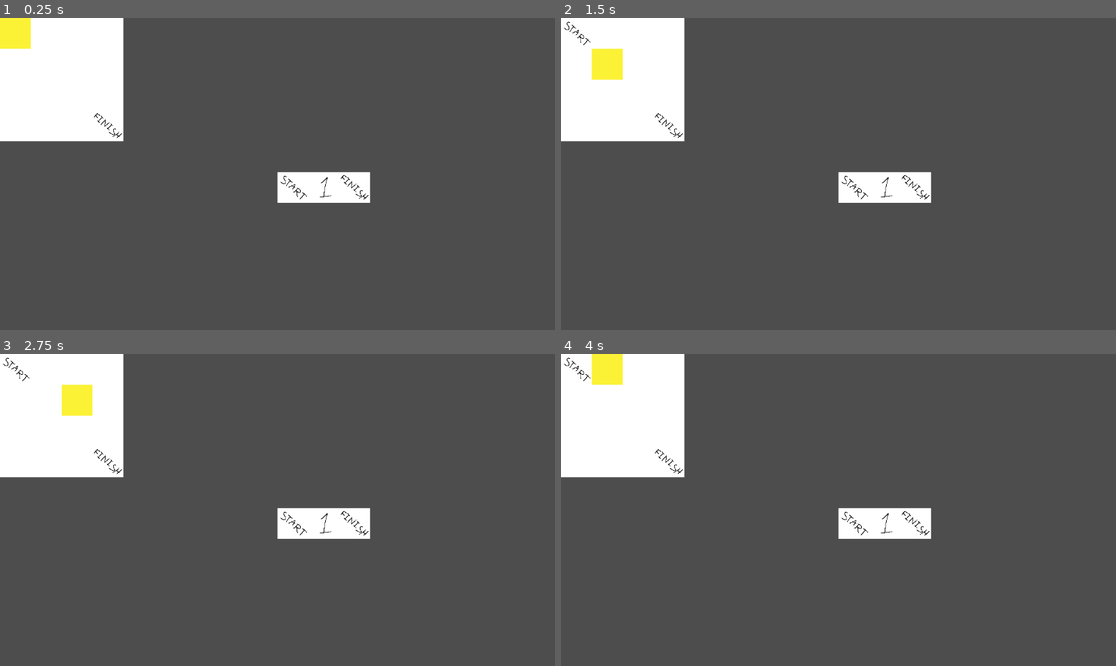
Above: before the commit, frames 1-4 (two rows, left to right).
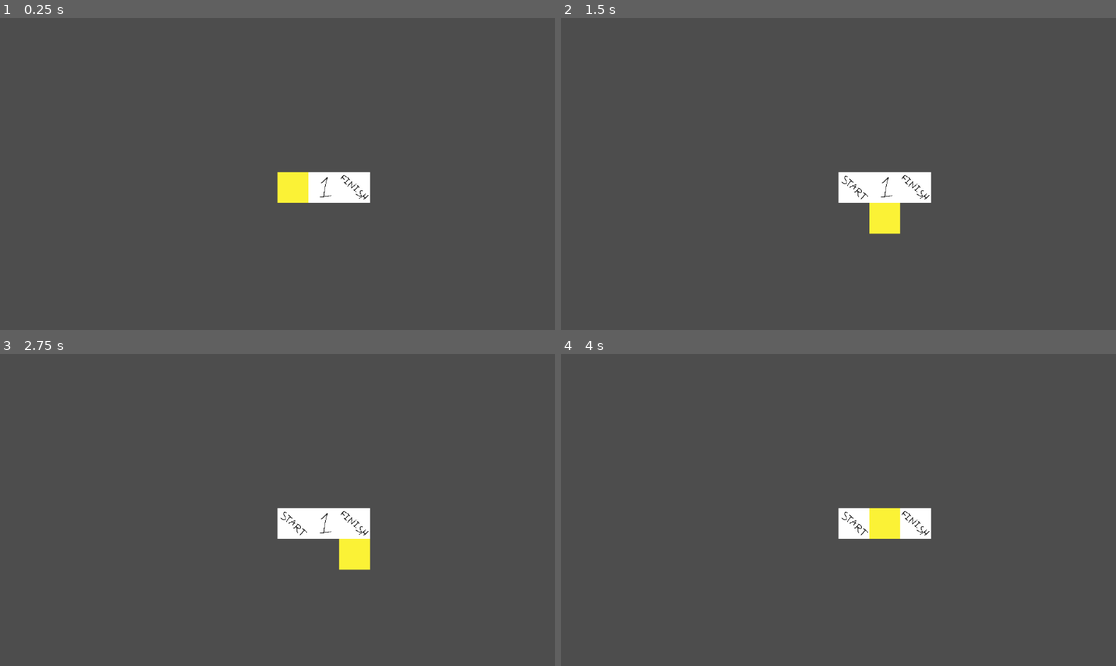
Above: after the commit, the same moments.

Repository: CrumblingAway/AdventureGame
Game: Godot game, scene res://levels/main_level.tscn
The game is run twice, just before and just after one commit, with the same random seed, the same clock (stepped at 60 frames per second) and the same inputs. Before the commit the project starts from res://levels/test_level.tscn.
Inputs:
- Up to frame 1 (0.25 s): no input
- Up to frame 2 (1.5 s): tap Enter at 0.5 s; hold Right (move_right) 0.53-1.28 s; tap Space at 1.25 s; hold Down (move_down) from 1.28 s (still down)
- Up to frame 3 (2.75 s): tap Enter at 2 s; release Down (move_down) at 2.03 s; hold Right (move_right) from 2.03 s (still down)
- Up to frame 4 (4 s): tap Space at 2.75 s; release Right (move_right) at 2.78 s; hold Up (move_up) 2.78-3.53 s; tap Enter at 3.5 s; hold Left (move_left) from 3.53 s (still down)

The runs differ from the first frame. In frame 1, 9.4% of the frame differs, in the area x 0-56%, y 0-60%; in frame 2, 9.4%; in frame 3, 9.4%; in frame 4, 9.4%.

Commit message:
Junk: Add level management.

Diff:
--- /dev/null
+++ b/levels/main_level.tscn
@@ -0,0 +1,6 @@
+[gd_scene load_steps=2 format=3 uid="uid://b78r2vta3y61o"]
+
+[ext_resource type="Script" path="res://scripts/main_level.gd" id="1_mfphf"]
+
+[node name="main_level" type="Node2D"]
+script = ExtResource("1_mfphf")
--- a/levels/test_level.tscn
+++ b/levels/test_level.tscn
@@ -1,29 +1,21 @@
-[gd_scene load_steps=5 format=3 uid="uid://esfmhkb2156a"]
+[gd_scene load_steps=4 format=3 uid="uid://esfmhkb2156a"]
 
 [ext_resource type="Script" path="res://scripts/test_level.gd" id="1_m8bkp"]
 [ext_resource type="PackedScene" uid="uid://ct6tpknjxvxpt" path="res://objects/test_grid.tscn" id="1_wyksx"]
-[ext_resource type="PackedScene" uid="uid://dn4kxyo081iav" path="res://objects/player.tscn" id="2_g0lfy"]
 [ext_resource type="PackedScene" uid="uid://btthsl2w5bpu3" path="res://levels/test_sublevel_1.tscn" id="2_j3h8x"]
 
 [node name="test_level" type="Node2D" node_paths=PackedStringArray("_grid")]
 script = ExtResource("1_m8bkp")
 _grid = NodePath("test_grid")
+_start_tile = Vector2i(9, 5)
+_finish_tile = Vector2i(11, 5)
 
 [node name="test_grid" parent="." instance=ExtResource("1_wyksx")]
-position = Vector2(576, 320)
 _level_mapping = {
 Vector2i(1, 0): ExtResource("2_j3h8x")
 }
-_finish_tile = Vector2i(2, 0)
 
 [node name="TileMap" parent="test_grid" index="0"]
-layer_0/tile_data = PackedInt32Array(0, 0, 0, 1, 65536, 0, 2, 131072, 0)
-
-[node name="player" parent="." instance=ExtResource("2_g0lfy")]
-position = Vector2(608, 352)
-
-[node name="GridMovement2D" parent="player" index="0" node_paths=PackedStringArray("_grid")]
-_grid = NodePath("../../test_grid")
+layer_0/tile_data = PackedInt32Array(327689, 0, 0, 327690, 65536, 0, 327691, 131072, 0)
 
 [editable path="test_grid"]
-[editable path="player"]
--- a/levels/test_sublevel_1.tscn
+++ b/levels/test_sublevel_1.tscn
@@ -8,7 +8,6 @@
 _grid = NodePath("test_grid")
 
 [node name="test_grid" parent="." instance=ExtResource("1_286pd")]
-_finish_tile = Vector2i(3, 3)
 
 [node name="TileMap" parent="test_grid" index="0"]
 layer_0/tile_data = PackedInt32Array(0, 0, 0, 65536, 196608, 0, 131072, 196608, 0, 196608, 196608, 0, 1, 196608, 0, 655 …(192 unchanged characters)…
--- a/project.godot
+++ b/project.godot
@@ -11,13 +11,14 @@
 [application]
 
 config/name="Adventure Game"
-run/main_scene="res://levels/test_level.tscn"
+run/main_scene="res://levels/main_level.tscn"
 config/features=PackedStringArray("4.1", "Mobile")
 config/icon="res://icon.svg"
 
 [autoload]
 
 Global="*res://scripts/global.gd"
+LevelManager="*res://scripts/level_manager.gd"
 
 [input]
 
--- a/scripts/global.gd
+++ b/scripts/global.gd
@@ -1,16 +1,12 @@
 extends Node
 
 var _player : Player
-var _scene_manager : LevelManager
 
 func _ready():
-	pass # Replace with function body.
+	_player = preload("res://objects/Player.tscn").instantiate()
 
 func _process(delta):
 	pass
 
-func set_player(player: Player) -> void:
-	_player = player
-
 func get_player() -> Player:
 	return _player
--- a/scripts/grid.gd
+++ b/scripts/grid.gd
@@ -9,8 +9,6 @@
 @onready var _tile_map : TileMap = $TileMap
 
 @export var _level_mapping : Dictionary
-@export var _start_tile : Vector2i
-@export var _finish_tile : Vector2i
 
 ########## Node methods. ##########
 
@@ -28,9 +26,6 @@
 func get_floor_tile_size() -> int:
 	return _tile_map.tile_set.tile_size.x
 
-func get_start_tile() -> Vector2i:
-	return _start_tile
-
 func activate_cell(cell_position: Vector2i) -> void:
 	if _level_mapping.has(cell_position):
 		transition_to.emit(_level_mapping[cell_position])
--- a/scripts/grid_movement_2d.gd
+++ b/scripts/grid_movement_2d.gd
@@ -16,3 +16,6 @@
 func move(direction: Vector2i) -> void:
 	if _grid.is_cell_available_for(self):
 		_mover.global_position += Vector2(direction * _grid.get_floor_tile_size())
+
+func set_grid(grid: Grid) -> void:
+	_grid = grid
--- a/scripts/level.gd
+++ b/scripts/level.gd
@@ -1,12 +1,33 @@
 class_name Level extends Node
 
 @export var _grid : Grid
+@export var _start_tile : Vector2i
+@export var _finish_tile : Vector2i
 
-# Called when the node enters the scene tree for the first time.
-func _ready():
-	pass # Replace with function body.
+var _player : Player
+var _last_player_location : Vector2
 
+########## Node methods. ##########
 
-# Called every frame. 'delta' is the elapsed time since the previous frame.
-func _process(delta):
+func _ready() -> void:
+	_last_player_location = _grid._tile_map.map_to_local(_start_tile)
+
+func _process(delta: float) -> void:
 	pass
+
+########## Level methods. ##########
+
+func enter() -> void:
+	pass
+
+func exit() -> void:
+	pass
+
+func move_to_background() -> void:
+	pass
+
+func get_start_tile() -> Vector2i:
+	return _start_tile
+
+func get_finish_tile() -> Vector2i:
+	return _finish_tile
--- a/scripts/level_manager.gd
+++ b/scripts/level_manager.gd
@@ -1,4 +1,4 @@
-class_name LevelManager extends Node
+extends Node
 
 var _current_level : Level
 
@@ -6,4 +6,10 @@
 	pass
 
 func transition_to_level(level: Level) -> void:
-	get_tree().root.add_child(level)
+	if _current_level:
+		_current_level.exit()
+	_current_level = level
+	_current_level.enter()
+
+func transition_to_sublevel(sublevel: Level) -> void:
+	pass
--- /dev/null
+++ b/scripts/main_level.gd
@@ -0,0 +1,11 @@
+extends Node2D
+
+var _test_level : Level
+
+func _ready():
+	_test_level = preload("res://levels/test_level.tscn").instantiate()
+	add_child(_test_level)
+	LevelManager.transition_to_level(_test_level)
+
+func _process(delta: float) -> void:
+	pass
--- a/scripts/player.gd
+++ b/scripts/player.gd
@@ -18,3 +18,8 @@
 	elif Input.is_action_just_pressed("move_right"):
 		direction = Vector2i.RIGHT
 	_grid_movement_2d.move(direction)
+
+########## Player methods. ##########
+
+func attach_to_grid(grid: Grid) -> void:
+	_grid_movement_2d.set_grid(grid)
--- a/scripts/test_level.gd
+++ b/scripts/test_level.gd
@@ -1,13 +1,18 @@
 extends Level
 
-@onready var _player : Player = $player
-var sublevel = preload("res://levels/test_sublevel_1.tscn").instantiate()
-
 func _ready():
-	Global.set_player(_player)
-	get_tree().root.add_child.call_deferred(sublevel)
-	Global.get_player().reparent(sublevel)
-	Global.get_player().position = Vector2(32, 32)
+	super._ready()
 
 func _process(delta: float) -> void:
-	pass
+	if _player:
+		_last_player_location = _player.global_position
+
+func enter() -> void:
+	_player = Global.get_player()
+	if _player.get_parent():
+		_player.reparent(self, false)
+	else:
+		add_child(_player)
+
+	_player.global_position = _last_player_location
+	_player.attach_to_grid(_grid)
